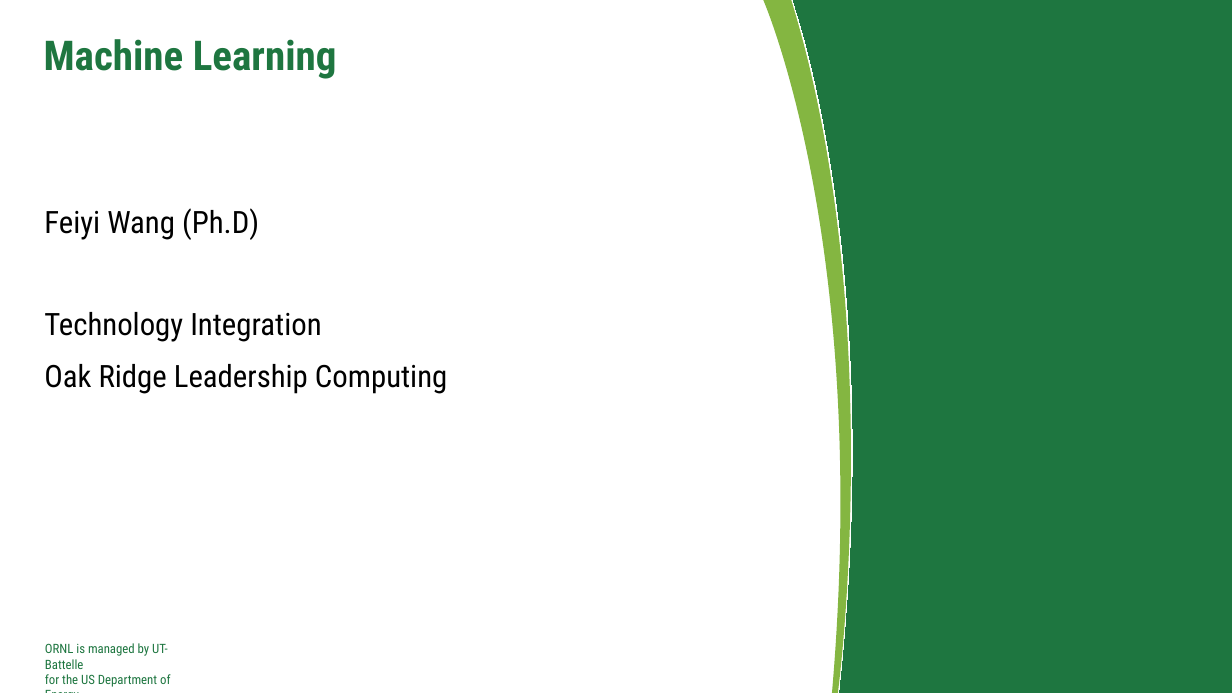
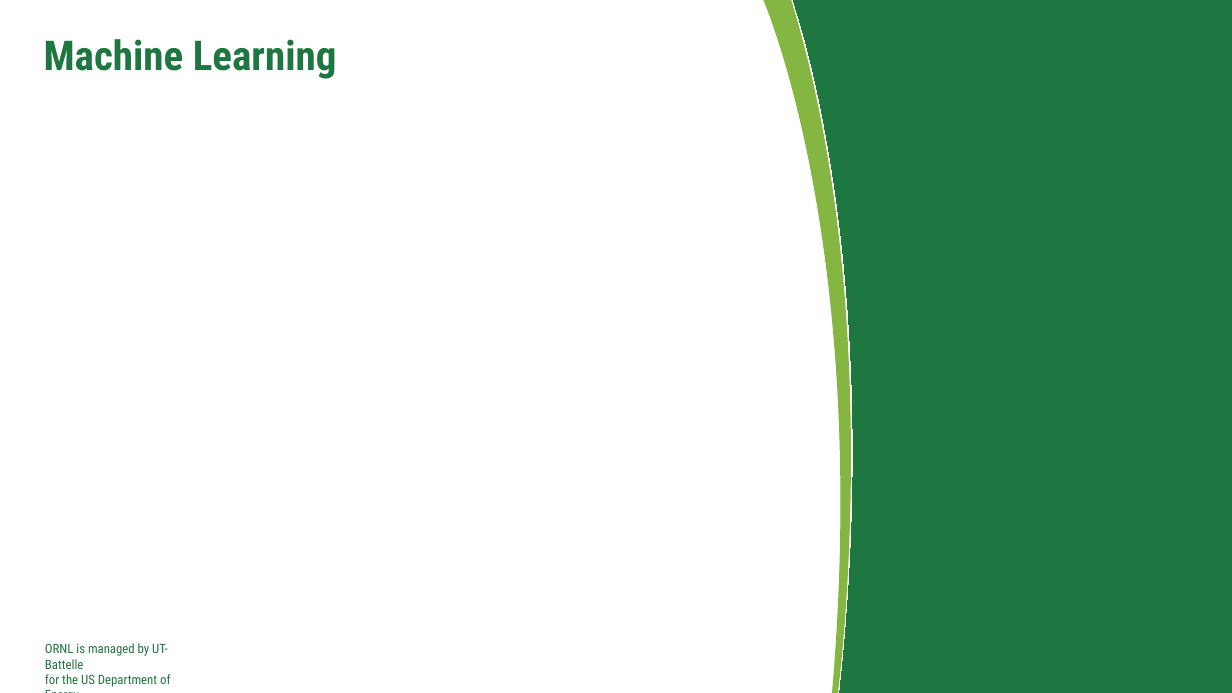
Before and after one commit to fwang2/ML, a slide deck: slide 1 of Slides/Lec-30-ML-Overview.pptx. Drawn at 1232x693 pixels with LibreOffice and Linux fonts; fonts in the diff are those of the drawing; background and template pictures are left out. Boxes give left, top, right and bottom in pixels: in the first picture for what was removed or moved away, otherwise in the second. Text is boxed around its words. In the diff, an @@ line names an element or a change of style, - is before the commit and + after.

```diff
--- a/Slides/Lec-30-ML-Overview.pptx
+++ b/Slides/Lec-30-ML-Overview.pptx
@@ subtitle removed at (44, 208, 447, 394) @@
-Feiyi Wang (Ph.D)
-Technology Integration
-Oak Ridge Leadership Computing
```
Also in this commit, not shown: 1 slide added, 18 other files.
